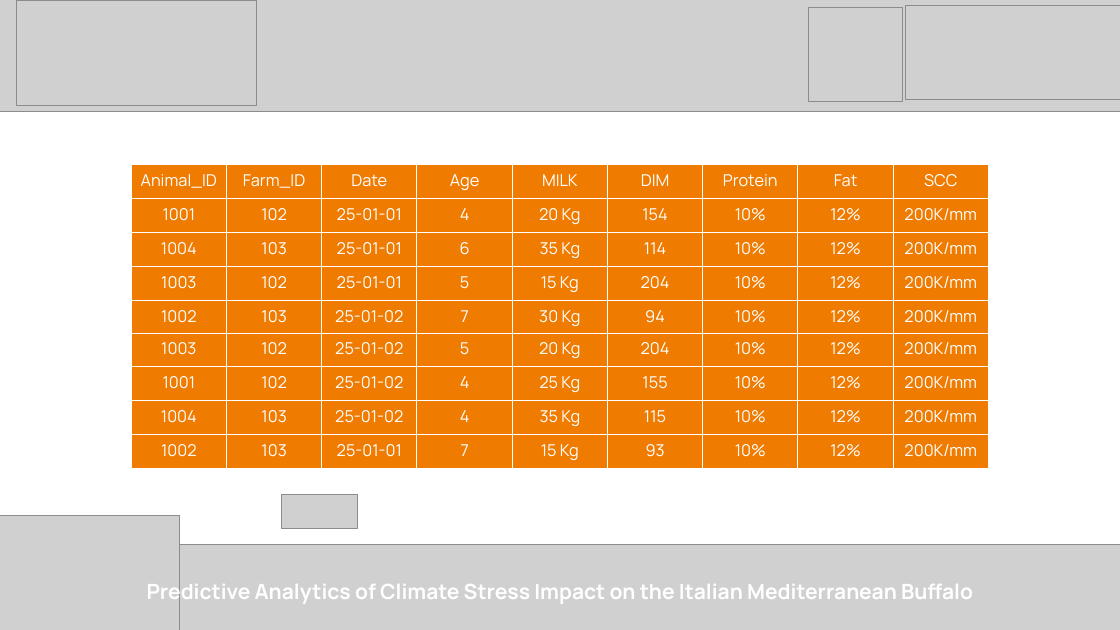
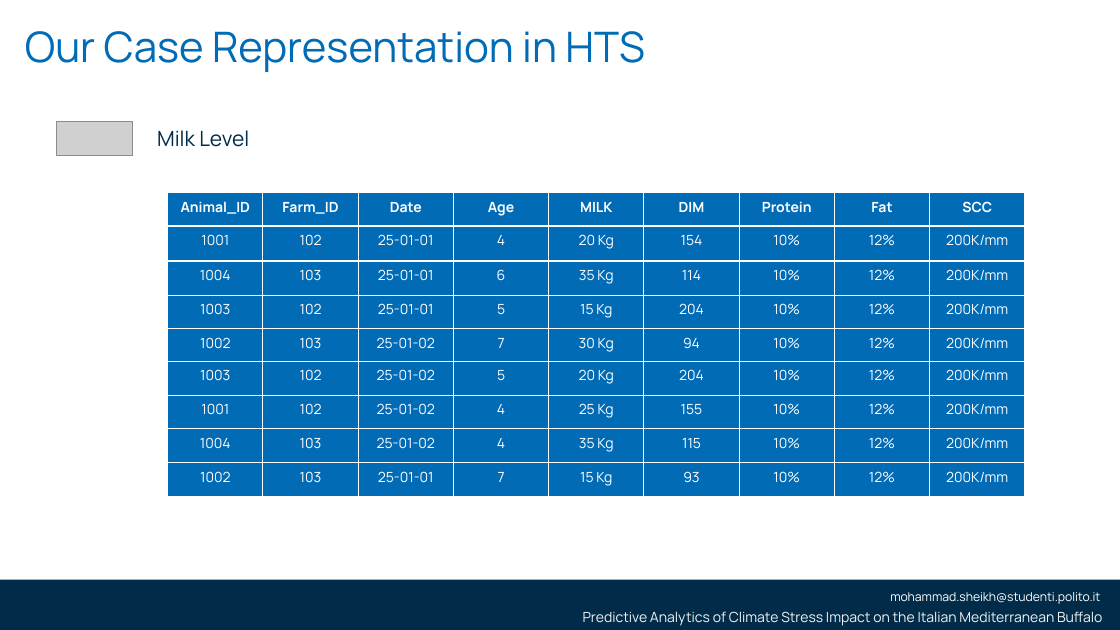
Before and after one commit to smsag99/Thesis, a slide deck: slide 20 of Presentation/thesisPresentation3.pptx (slide 21 before the commit). Drawn at 1120x630 pixels with LibreOffice and Linux fonts; fonts in the diff are those of the drawing; grey boxes stand for pictures; background and template pictures are left out. Boxes give left, top, right and bottom in pixels: in the first picture for what was removed or moved away, otherwise in the second. Text is boxed around its words. In the diff, an @@ line names an element or a change of style, - is before the commit and + after.

```diff
--- a/Presentation/thesisPresentation3.pptx
+++ b/Presentation/thesisPresentation3.pptx
@@ picture removed at [0, 0, 1120, 112] @@
@@ picture removed at [17, 1, 257, 106] @@
@@ picture removed at [809, 7, 903, 101] @@
@@ picture removed at [906, 5, 1120, 99] @@
@@ text added at [25, 31, 645, 72], 36 pt, text #006BB6 @@
+Our Case Representation in HTS
@@ picture: place and size @@
-picture at [281, 495, 358, 528]
+picture at [56, 122, 133, 155]
@@ text added at [157, 130, 249, 147], 18 pt, text #002B49 @@
+Milk Level
@@ table at [168, 193, 1023, 228] @@
@@ fill #EF7B00 to #016BB6 in row 1 @@
@@ size 14 to 12 pt, bold on @@
@@ table at [168, 227, 1023, 261] @@
@@ fill #EF7B00 to #016BB6 in row 1 @@
@@ size 14 to 12 pt @@
@@ table at [168, 261, 1023, 296] @@
@@ fill #EF7B00 to #016BB6 in row 1 @@
@@ size 14 to 12 pt @@
@@ table at [168, 295, 1023, 329] @@
@@ fill #EF7B00 to #016BB6 in row 1 @@
@@ size 14 to 12 pt @@
@@ table at [168, 329, 1023, 364] @@
@@ fill #EF7B00 to #016BB6 in row 1 @@
@@ size 14 to 12 pt @@
@@ table at [168, 362, 1023, 397] @@
@@ fill #EF7B00 to #016BB6 in row 1 @@
@@ size 14 to 12 pt @@
@@ table at [168, 395, 1023, 429] @@
@@ fill #EF7B00 to #016BB6 in row 1 @@
@@ size 14 to 12 pt @@
@@ table at [168, 429, 1023, 464] @@
@@ fill #EF7B00 to #016BB6 in row 1 @@
@@ size 14 to 12 pt @@
@@ 9 tables: place and size @@
-9 tables at [131, 165, 986, 469]
+9 tables at [168, 193, 1023, 497]
@@ table at [168, 463, 1023, 497] @@
@@ fill #EF7B00 to #016BB6 in row 1 @@
@@ size 14 to 12 pt @@
@@ picture removed at [0, 516, 179, 630] @@
@@ picture removed at [0, 544, 1120, 630] @@
@@ rectangle added at [0, 580, 1120, 630], fill #002B49 @@
@@ text removed at [147, 579, 973, 606] @@
-Predictive Analytics of Climate Stress Impact on the Italian Mediterranean Buffalo
@@ text added at [890, 592, 1100, 604], 10.5 pt, text #FFFFFF @@
+mohammad.sheikh@studenti.polito.it
@@ text added at [583, 611, 1102, 626], 12 pt, text #F2F2F2 @@
+Predictive Analytics of Climate Stress Impact on the Italian Mediterranean Buffalo
```
Also in this commit, not shown: 9 other slides changed, 4 slides added, 5 slides removed, 3 other files.
